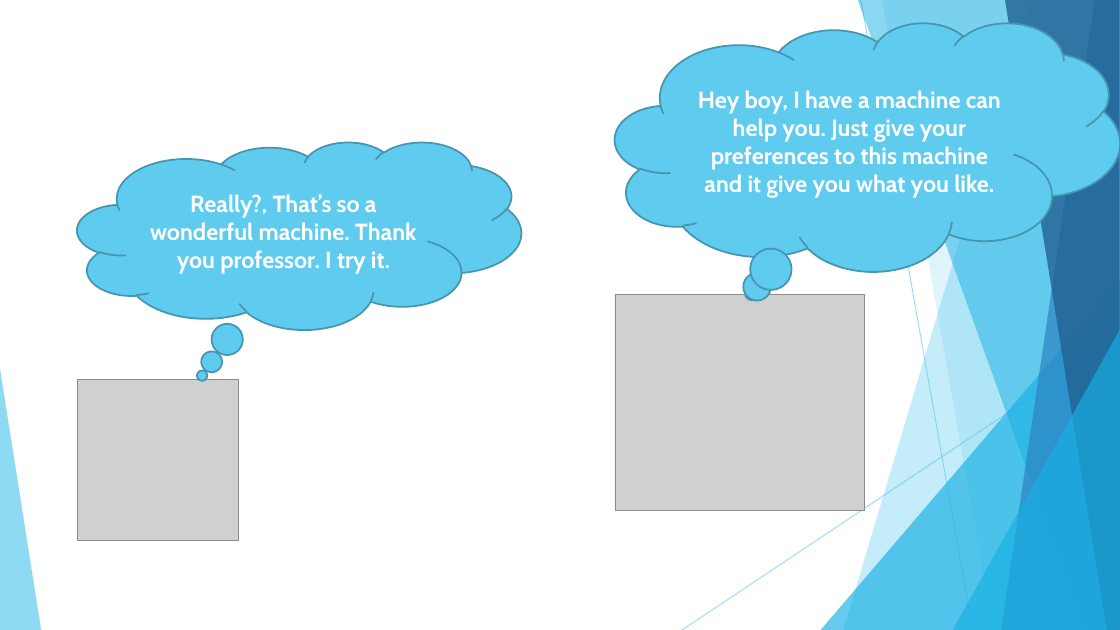
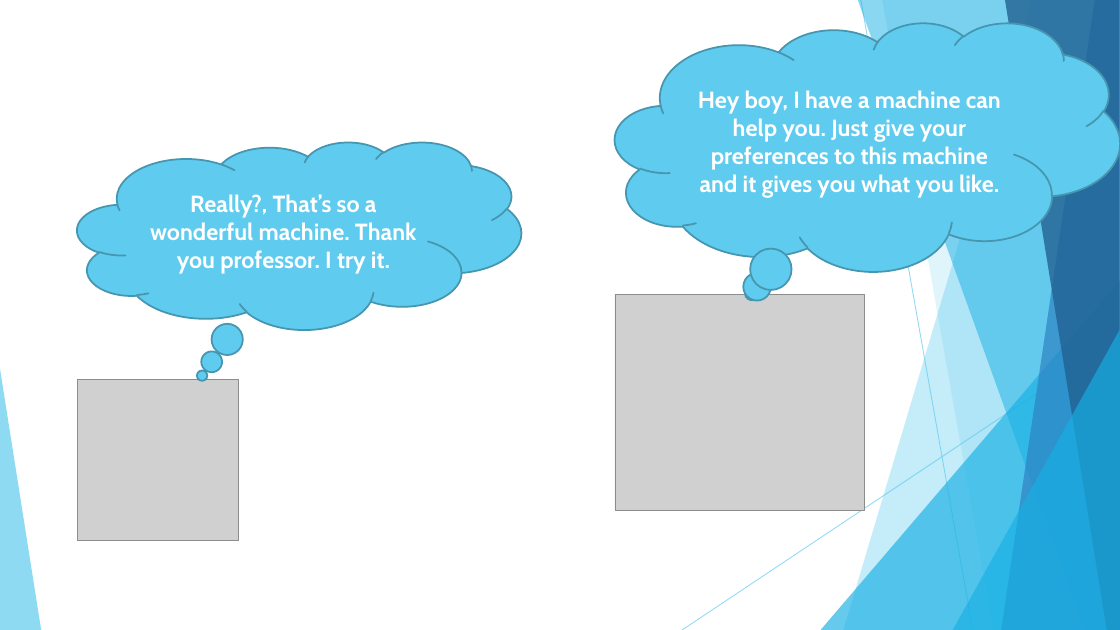
Before and after one commit to tuyennta/JobRecSys, a slide deck: slide 5 of Documents/Báo cáo/Bao cao KLTN.pptx. Drawn at 1120x630 pixels with LibreOffice and Linux fonts; fonts in the diff are those of the drawing; grey boxes stand for pictures. Boxes give left, top, right and bottom in pixels: in the first picture for what was removed or moved away, otherwise in the second. Text is boxed around its words. In the diff, an @@ line names an element or a change of style, - is before the commit and + after.

```diff
--- a/Documents/Báo cáo/Bao cao KLTN.pptx
+++ b/Documents/Báo cáo/Bao cao KLTN.pptx
@@ text in thought cloud at (698,90,1001,198): text changed @@
-Hey boy, I have a machine can help you. Just give your preferences to this machine and it give you what you like.
+Hey boy, I have a machine can help you. Just give your preferences to this machine and it gives you what you like.
```
Also in this commit, not shown: 7 other slides changed, 1 slide added.
